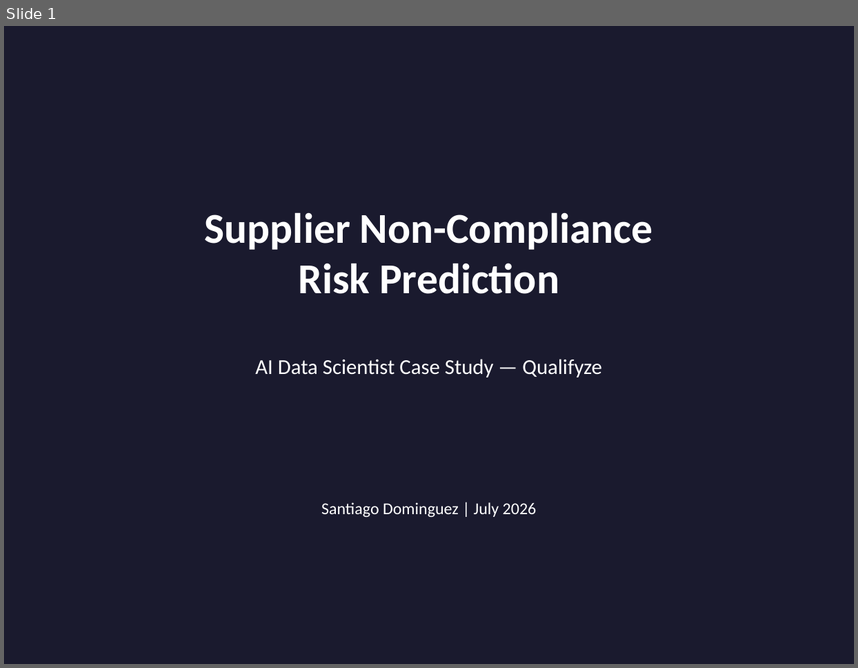
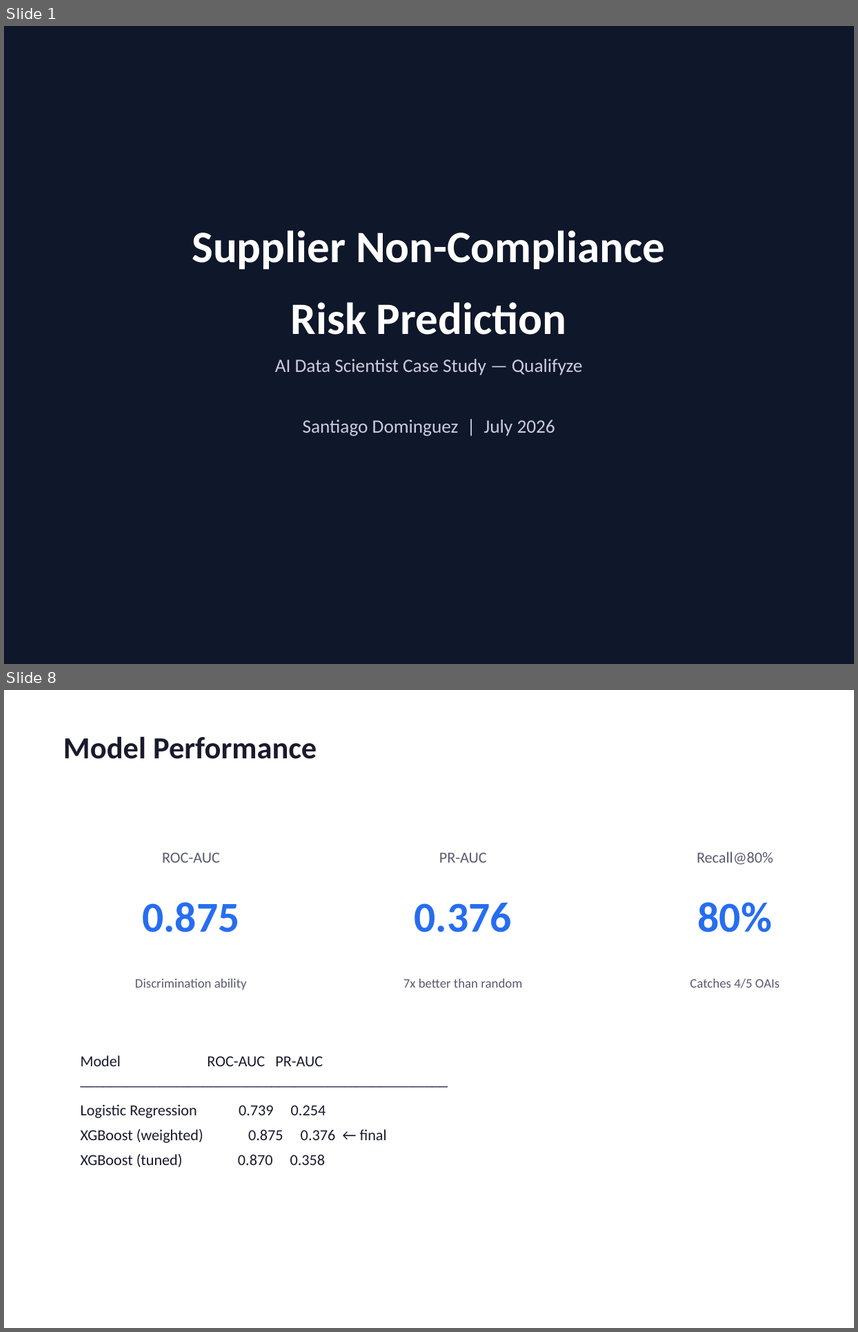
Before and after one commit to santiago-dc/qualifyze-case-study, a slide deck: reports/presentation.pptx. Shown one above the other, each under a label of ours: slide 1 before the commit, slides 1 and 8 after it; the slides between them are not shown. The pictures are 858x668 and 858x1332 pixels, drawn with LibreOffice and Linux fonts; fonts in the diff are those of the drawing. Boxes give left, top, right and bottom in pixels: in the first picture for what was removed or moved away, otherwise in the second. Text is boxed around its words. In the diff, an @@ line names an element or a change of style, - is before the commit and + after.

Commit message:
Update docs and improve presentation design (#3)

```diff
--- a/reports/presentation.pptx
+++ b/reports/presentation.pptx
@@ slide 8 added at [4,690,854,1328], background #FFFFFF @@
@@ text added at [63,736,317,759], 26 pt, text #1A1A2E, bold @@
+Model Performance
@@ text added at [162,852,220,862], 13 pt, text #5A5A6E @@
+ROC-AUC
@@ text added at [439,852,487,862], 13 pt, text #5A5A6E @@
+PR-AUC
@@ text added at [697,851,773,865], 13 pt, text #5A5A6E @@
+Recall@80%
@@ text added at [142,902,239,932], 36 pt, text #266DF0, bold @@
+0.875
@@ text added at [415,903,512,932], 36 pt, text #266DF0, bold @@
+0.376
@@ text added at [698,902,772,932], 36 pt, text #266DF0, bold @@
+80%
@@ text added at [135,978,247,989], 11 pt, text #5A5A6E @@
+Discrimination ability
@@ text added at [404,978,522,987], 11 pt, text #5A5A6E @@
+7x better than random
@@ text added at [690,978,780,988], 11 pt, text #5A5A6E @@
+Catches 4/5 OAIs
@@ text added at [81,1055,387,1167], 13 pt, text #1A1A2E @@
+Model ROC-AUC PR-AUC
+────────────────────────────────────────────────
+Logistic Regression 0.739 0.254
+XGBoost (weighted) 0.875 0.376 ← final
+XGBoost (tuned) 0.870 0.358
@@ slide 1 changed as well @@
@@ background #1A1A2E to #0F172A @@
@@ text at [192,230,665,334]: text changed; size 36 to 38 pt @@
-Supplier Non-Compliance
-Risk Prediction
+Supplier Non-Compliance
+Risk Prediction
@@ text at [275,359,583,375]: size 18 to 16 pt, text colour #FFFFFF to #CCCCDD in "AI Data Scientist Case Study — Qualifyze"; more space between paragraphs @@
@@ text at [303,419,555,436]: paragraph added @@
+Santiago Dominguez | July 2026
@@ text removed at [321,502,537,517] @@
-Santiago Dominguez | July 2026
```
Also in this commit, not shown: 4 other slides changed, 12 other slides added, 10 slides removed, 3 other files.
